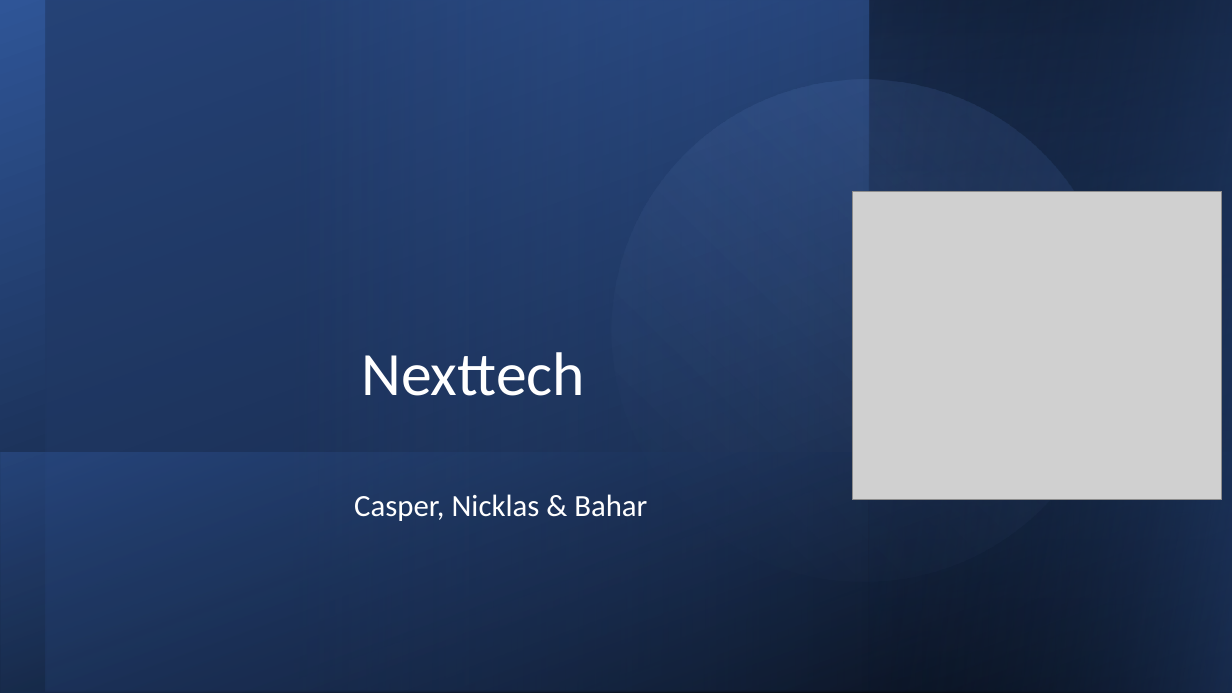
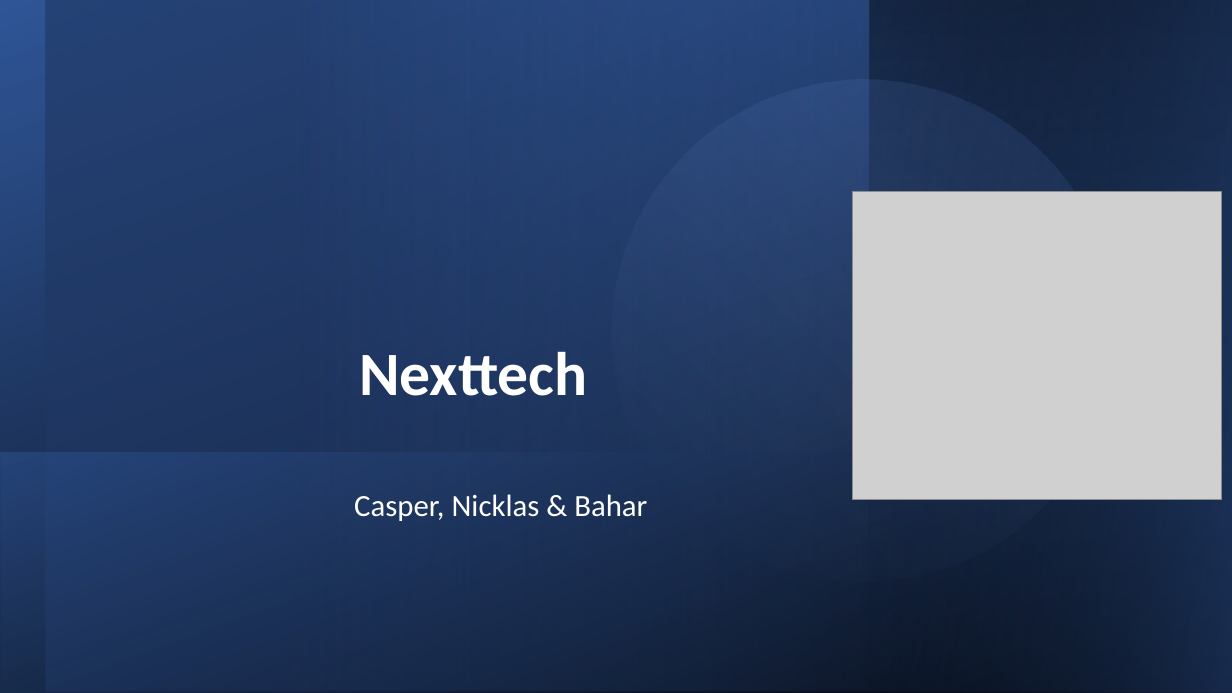
Before and after one commit to JeZoonia/Projekt-1sem, a slide deck: slide 1 of Præsentation/Eksamen.pptx. Drawn at 1232x693 pixels with LibreOffice and Linux fonts; fonts in the diff are those of the drawing; grey boxes stand for pictures. Boxes give left, top, right and bottom in pixels: in the first picture for what was removed or moved away, otherwise in the second. Text is boxed around its words. In the diff, an @@ line names an element or a change of style, - is before the commit and + after.

```diff
--- a/Præsentation/Eksamen.pptx
+++ b/Præsentation/Eksamen.pptx
@@ title "Nexttech" at [359,351,587,396]: bold on @@
```
Also in this commit, not shown: 13 other slides changed, 2 slides added, 1 slide removed.
